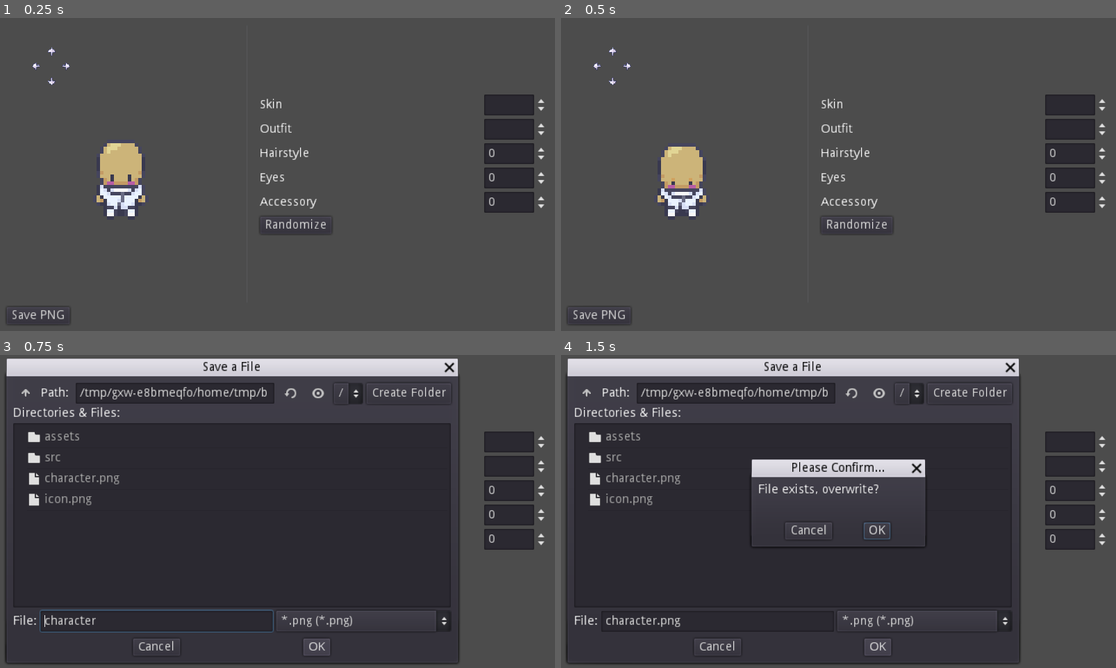
Above: before the commit, frames 1-4 (two rows, left to right).
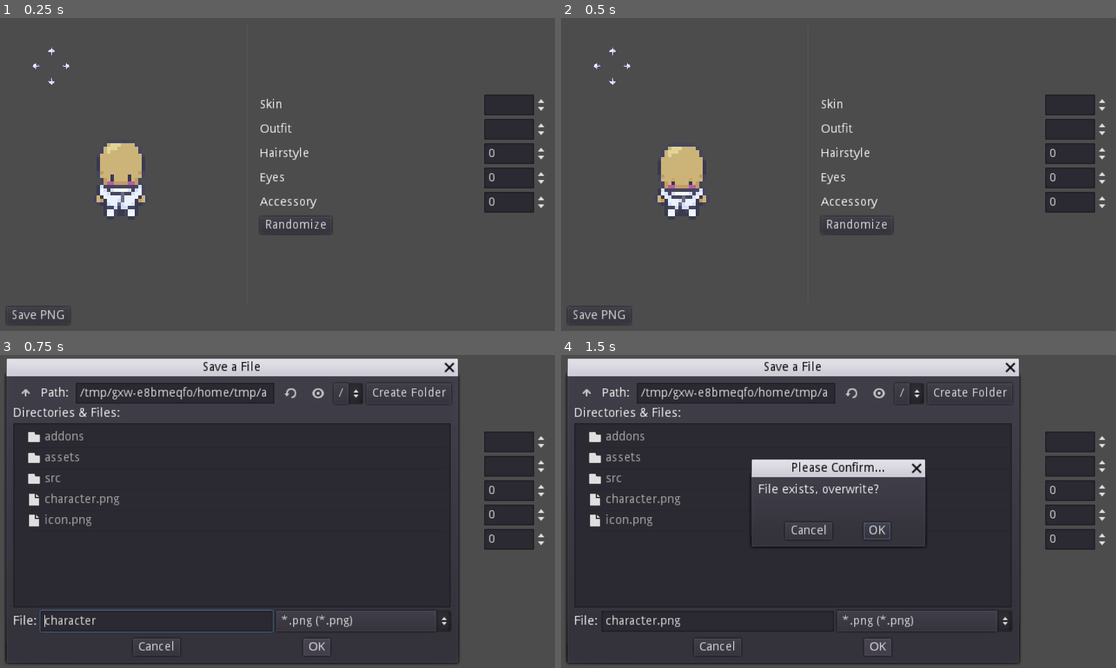
Above: after the commit, the same moments.

Repository: ababen1/CharacterGenerator
Game: Godot game, scene res://src/Main.tscn
The game is run twice, just before and just after one commit, with the same random seed, the same clock (stepped at 60 frames per second) and the same inputs.
Inputs:
- Up to frame 1 (0.25 s): no input
- Up to frame 2 (0.5 s): no input
- Up to frame 3 (0.75 s): click "Save PNG" at 0.5 s
- Up to frame 4 (1.5 s): click "OK" at 1.25 s

Frames 1-2 are identical in both runs. In frame 3, 0.7% of the frame differs, in the area x 5-49%, y 10-55%; in frame 4, 0.7%.

Commit message:
added html error and itch addon

Diff:
--- a/project.godot
+++ b/project.godot
@@ -46,6 +46,10 @@
 window/stretch/mode="2d"
 window/stretch/aspect="keep"
 
+[editor_plugins]
+
+enabled=PoolStringArray( "res://addons/build-and-deploy/plugin.cfg" )
+
 [importer_defaults]
 
 texture={
--- a/src/LayeredSprite/Adult.tscn
+++ b/src/LayeredSprite/Adult.tscn
@@ -71,13 +71,13 @@
 [node name="Adult" type="Node2D"]
 script = ExtResource( 4 )
 tile_size = Vector2( 16, 32 )
-frame_coords = Vector2( 3, 0 )
+frame_coords = Vector2( 22, 1 )
 
 [node name="Body" type="Sprite" parent="."]
 texture = ExtResource( 1 )
 centered = false
 region_enabled = true
-region_rect = Rect2( 48, 0, 16, 32 )
+region_rect = Rect2( 352, 32, 16, 32 )
 script = ExtResource( 3 )
 layer_name = "skin"
 folder = "res://assets/Character_Generator/Bodies/16x16"
@@ -86,7 +86,7 @@
 texture = ExtResource( 2 )
 centered = false
 region_enabled = true
-region_rect = Rect2( 48, 0, 16, 32 )
+region_rect = Rect2( 352, 32, 16, 32 )
 script = ExtResource( 3 )
 layer_name = "outfit"
 folder = "res://assets/Character_Generator/Outfits/16x16"
@@ -94,7 +94,7 @@
 [node name="Hair" type="Sprite" parent="."]
 centered = false
 region_enabled = true
-region_rect = Rect2( 48, 0, 16, 32 )
+region_rect = Rect2( 352, 32, 16, 32 )
 script = ExtResource( 3 )
 layer_name = "hairstyle"
 folder = "res://assets/Character_Generator/Hairstyles/16x16"
@@ -103,7 +103,7 @@
 [node name="Eyes" type="Sprite" parent="."]
 centered = false
 region_enabled = true
-region_rect = Rect2( 48, 0, 16, 32 )
+region_rect = Rect2( 352, 32, 16, 32 )
 script = ExtResource( 3 )
 layer_name = "eyes"
 folder = "res://assets/Character_Generator/Eyes/16x16"
@@ -112,7 +112,7 @@
 [node name="Accessory" type="Sprite" parent="."]
 centered = false
 region_enabled = true
-region_rect = Rect2( 48, 0, 16, 32 )
+region_rect = Rect2( 352, 32, 16, 32 )
 script = ExtResource( 3 )
 layer_name = "accessory"
 folder = "res://assets/Character_Generator/Accessories/16x16"
--- a/src/Main.gd
+++ b/src/Main.gd
@@ -25,14 +25,17 @@
 	character.set_current_direction(direction)
 
 func _on_Save_pressed() -> void:
-	file_dialog.current_dir = OS.get_system_dir(OS.SYSTEM_DIR_PICTURES)
-	file_dialog.popup()
-	character.play_animation("static")
-	var path: String = yield(file_dialog, "file_selected")
-	var img_data: = viewport.get_texture().get_data()
-	img_data.flip_y()
-# warning-ignore:return_value_discarded
-	img_data.save_png(path)
+	if OS.get_name() == "HTML5":
+		$CanvasLayer/Control/HtmlError.popup()
+	else:
+		file_dialog.current_dir = OS.get_system_dir(OS.SYSTEM_DIR_PICTURES)
+		file_dialog.popup()
+		character.play_animation("static")
+		var path: String = yield(file_dialog, "file_selected")
+		var img_data: = viewport.get_texture().get_data()
+		img_data.flip_y()
+	# warning-ignore:return_value_discarded
+		img_data.save_png(path)
 
 func _on_FileDialog_popup_hide() -> void:
 	character.play_animation("idle")
--- a/src/Main.tscn
+++ b/src/Main.tscn
@@ -1,15 +1,15 @@
-[gd_scene load_steps=5 format=2]
+[gd_scene load_steps=6 format=2]
 
 [ext_resource path="res://src/ui/CustomizeUI.tscn" type="PackedScene" id=1]
 [ext_resource path="res://src/ui/Direction.tscn" type="PackedScene" id=2]
 [ext_resource path="res://src/LayeredSprite/Adult.tscn" type="PackedScene" id=3]
 [ext_resource path="res://src/Main.gd" type="Script" id=4]
+[ext_resource path="res://src/ui/HtmlError.gd" type="Script" id=5]
 
 [node name="CharacterGenerator" type="Node2D"]
 script = ExtResource( 4 )
 
 [node name="Adult" parent="." instance=ExtResource( 3 )]
-frame_coords = Vector2( 21, 1 )
 
 [node name="CanvasLayer" type="CanvasLayer" parent="."]
 
@@ -92,6 +92,18 @@
 current_file = "character"
 current_path = "/Users/Ben/Documents/CharacterGenerator/character"
 
+[node name="HtmlError" type="AcceptDialog" parent="CanvasLayer/Control"]
+visible = true
+margin_left = 140.0
+margin_top = 96.0
+margin_right = 520.0
+margin_bottom = 294.0
+window_title = "Whoops"
+resizable = true
+dialog_text = "Can't save as PNG on the browser version :(
+"
+script = ExtResource( 5 )
+
 [connection signal="pressed" from="CanvasLayer/Control/VBox/HBox2/Save" to="." method="_on_Save_pressed"]
 [connection signal="set_char_direction" from="CanvasLayer/Control/CharDirection" to="." method="_on_CharDirection_set_char_direction"]
 [connection signal="popup_hide" from="CanvasLayer/Control/FileDialog" to="." method="_on_FileDialog_popup_hide"]
--- /dev/null
+++ b/src/ui/HtmlError.gd
@@ -0,0 +1,5 @@
+tool
+extends AcceptDialog
+
+func _enter_tree() -> void:
+	get_ok().text = "fine I'll just screenshot it or something..."
Not shown, added: addons/build-and-deploy/Build.gd
Not shown, added: addons/build-and-deploy/Build_and_Deploy.tscn
Not shown, added: addons/build-and-deploy/Deploy.gd
Not shown, added: addons/build-and-deploy/Dock Script.gd
Binary file added: addons/build-and-deploy/Export Example.png
Not shown, added: addons/build-and-deploy/Export Example.png.import
Binary file added: addons/build-and-deploy/Game Name Example.png
Not shown, added: addons/build-and-deploy/Game Name Example.png.import
Not shown, added: addons/build-and-deploy/Old_Build_Menu.tscn
Binary file added: addons/build-and-deploy/Presets Example.png
Not shown, added: addons/build-and-deploy/Presets Example.png.import
Not shown, added: addons/build-and-deploy/QuickDeploy.gd
(and 7 more such lines)
